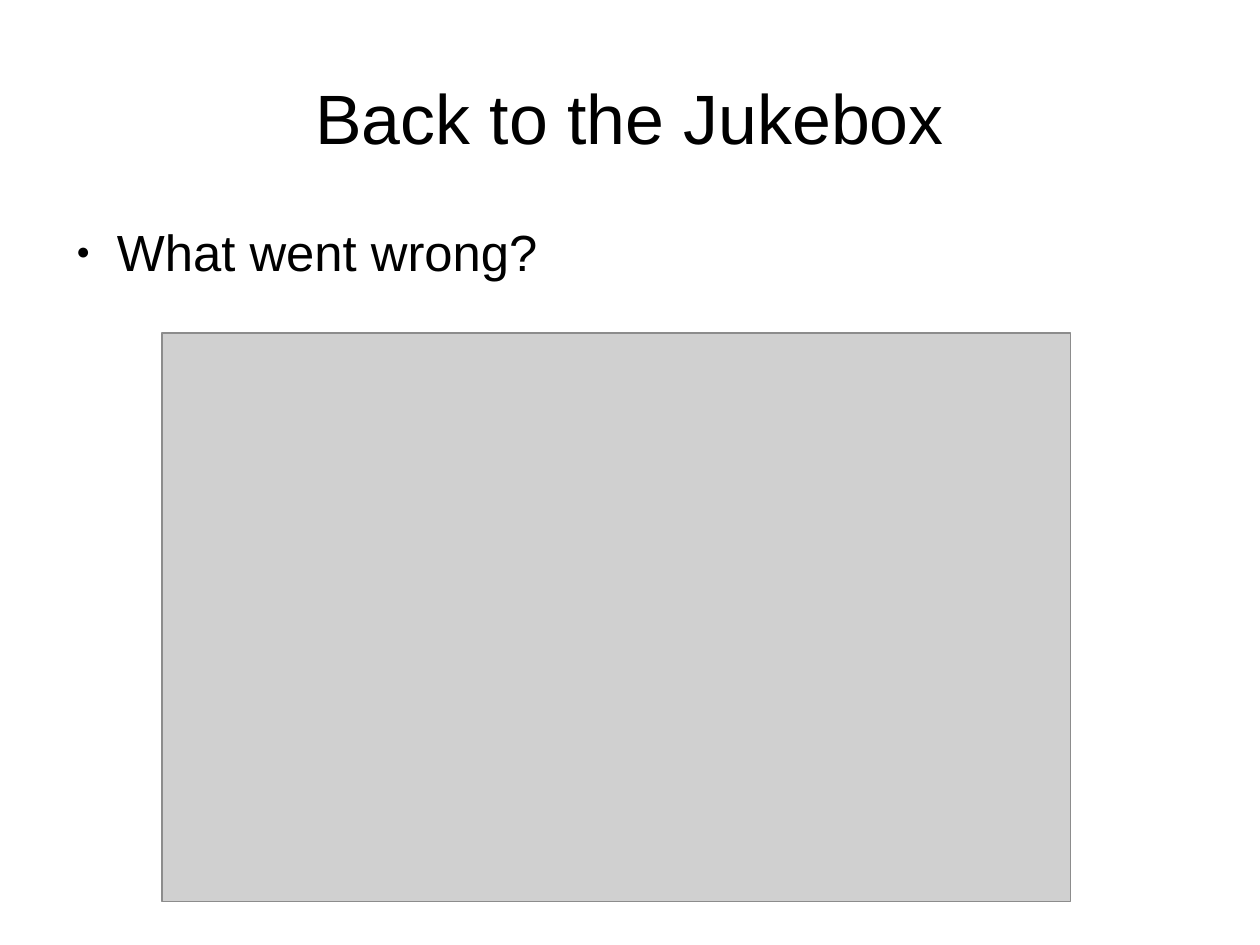
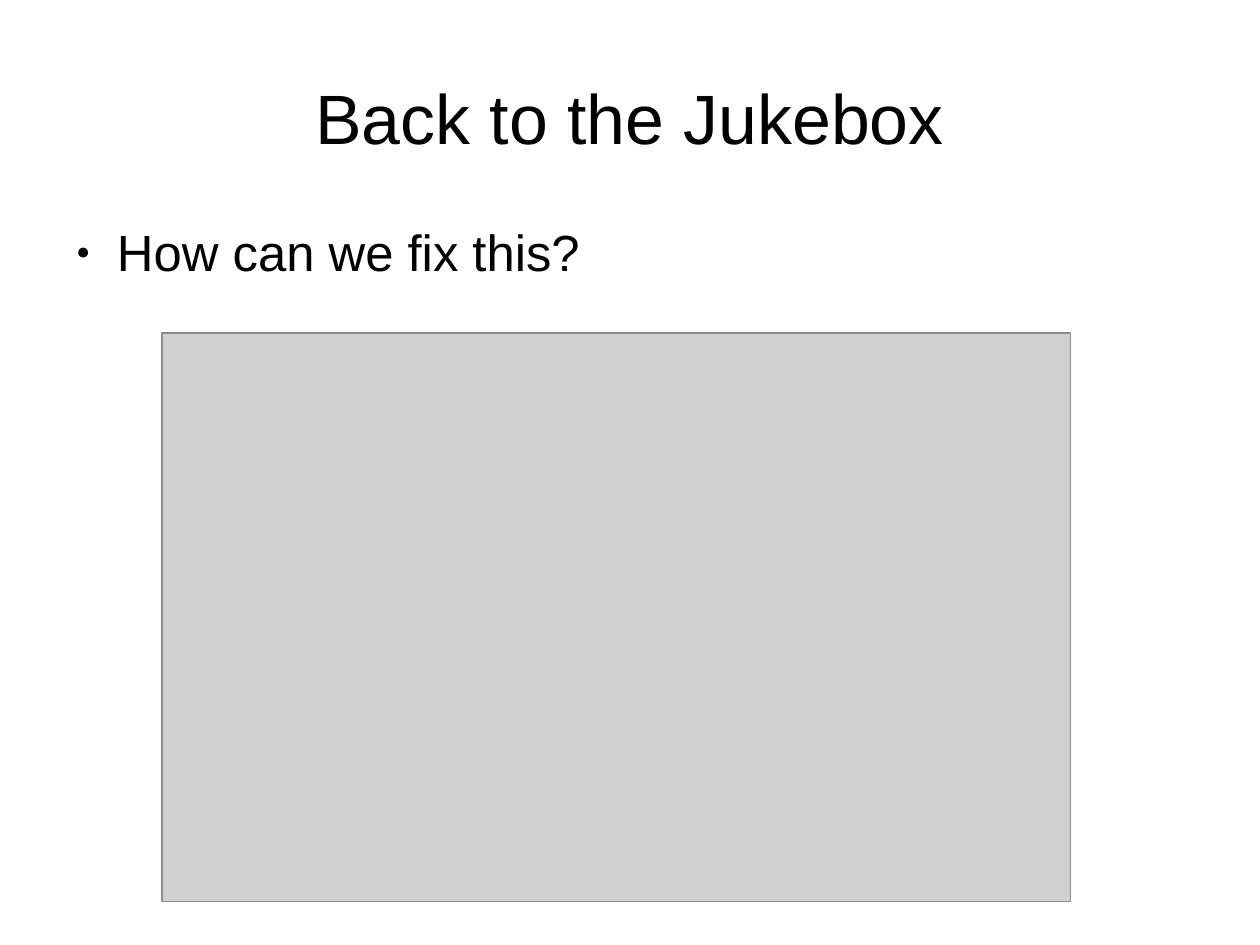
Before and after one commit to james1ewis/LiskovSlides, a slide deck: slide 9 of Liskov Substitution Principle/LSP.odp. Drawn at 1260x945 pixels with LibreOffice and Linux fonts; fonts in the diff are those of the drawing; grey boxes stand for pictures. Boxes give left, top, right and bottom in pixels: in the first picture for what was removed or moved away, otherwise in the second. Text is boxed around its words. In the diff, an @@ line names an element or a change of style, - is before the commit and + after.

```diff
--- a/Liskov Substitution Principle/LSP.odp
+++ b/Liskov Substitution Principle/LSP.odp
@@ text at <box>117,234,579,272</box>: text changed @@
-● What went wrong?
+● How can we fix this?
```
Also in this commit, not shown: 6 other slides changed, 2 slides added, 6 slides removed, 1 other file.
